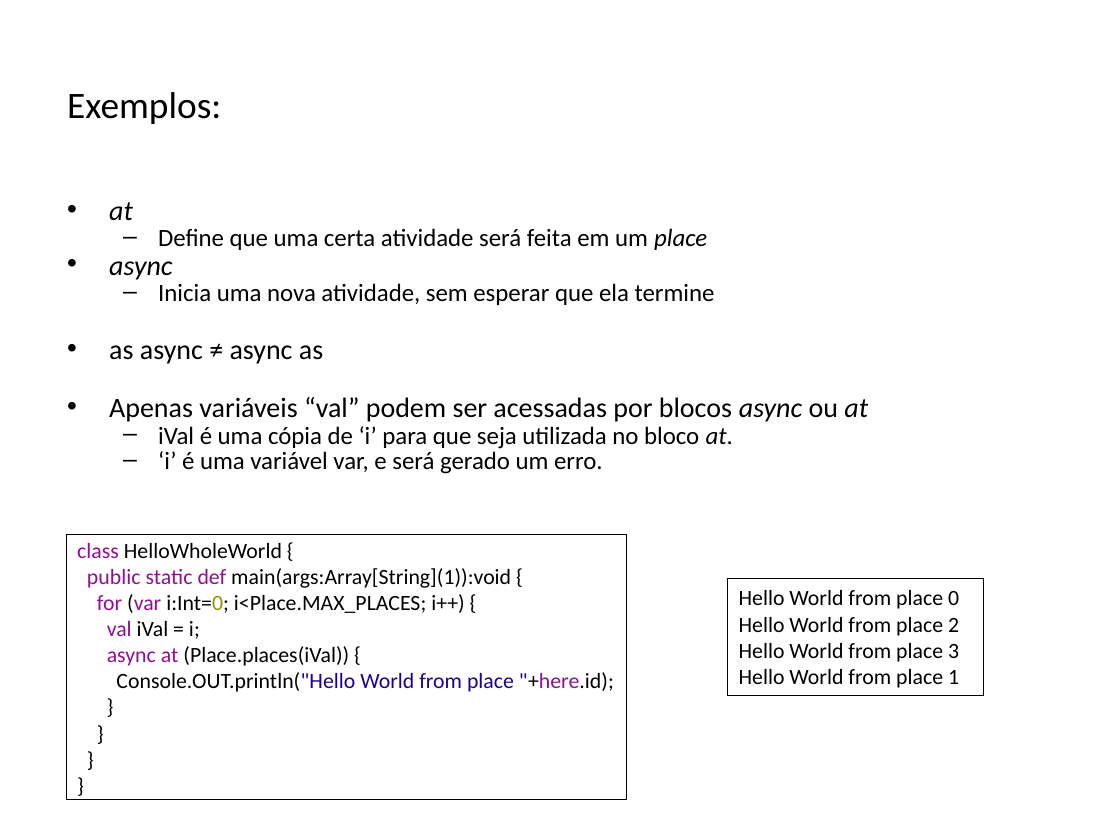
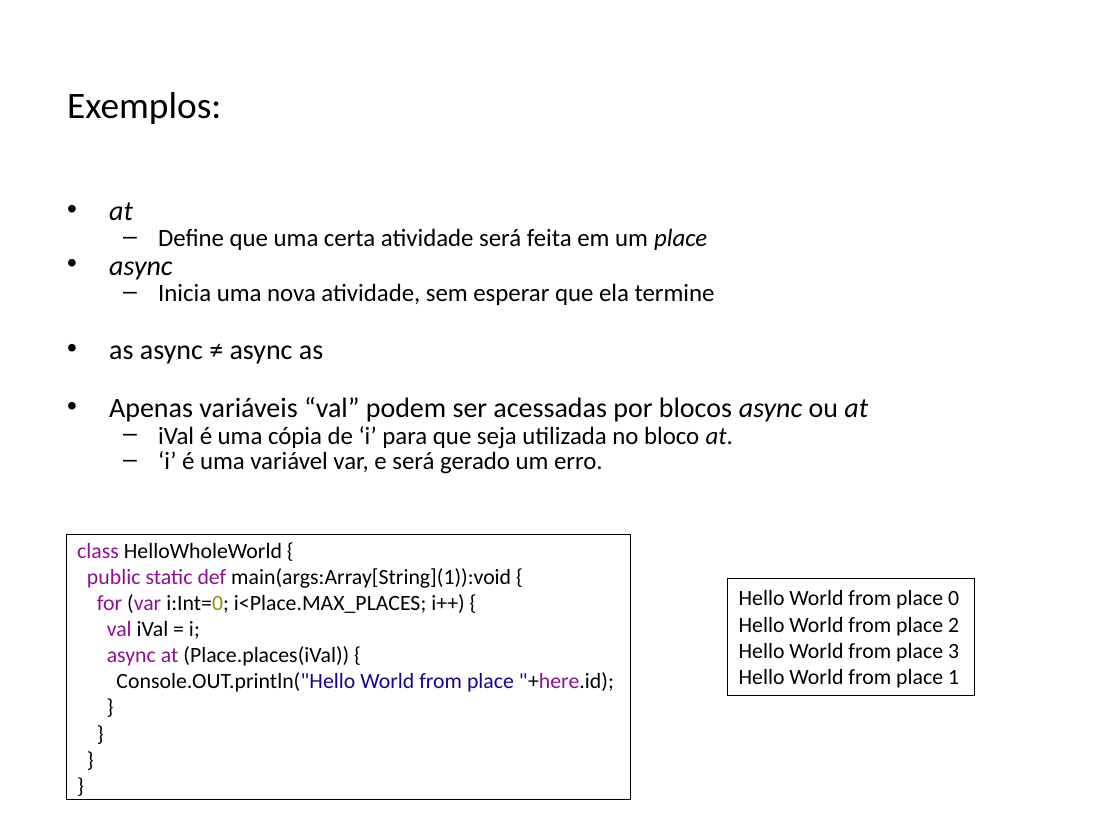
Before and after one commit to lquatrin/inf2591, a slide deck: slide 12 of x10.pptx. Drawn at 1120x840 pixels with LibreOffice and Linux fonts; fonts in the diff are those of the drawing. Boxes give left, top, right and bottom in pixels: in the first picture for what was removed or moved away, otherwise in the second. Text is boxed around its words. In the diff, an @@ line names an element or a change of style, - is before the commit and + after.

```diff
--- a/x10.pptx
+++ b/x10.pptx
@@ rectangle "class HelloWholeWorld {": place and size @@
-rectangle "class HelloWholeWorld {" at (66,534,626,799)
+rectangle "class HelloWholeWorld {" at (66,534,631,799)
@@ rectangle "Hello World from place 0": place and size @@
-rectangle "Hello World from place 0" at (728,579,983,696)
+rectangle "Hello World from place 0" at (728,579,974,696)
```
Also in this commit, not shown: 1 slide added.
